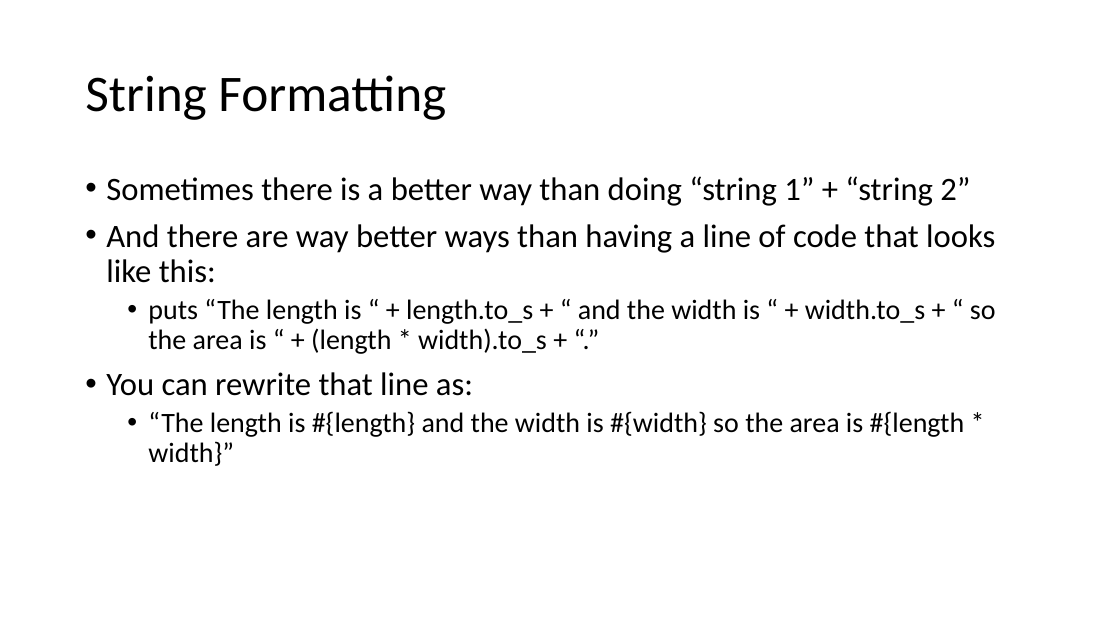
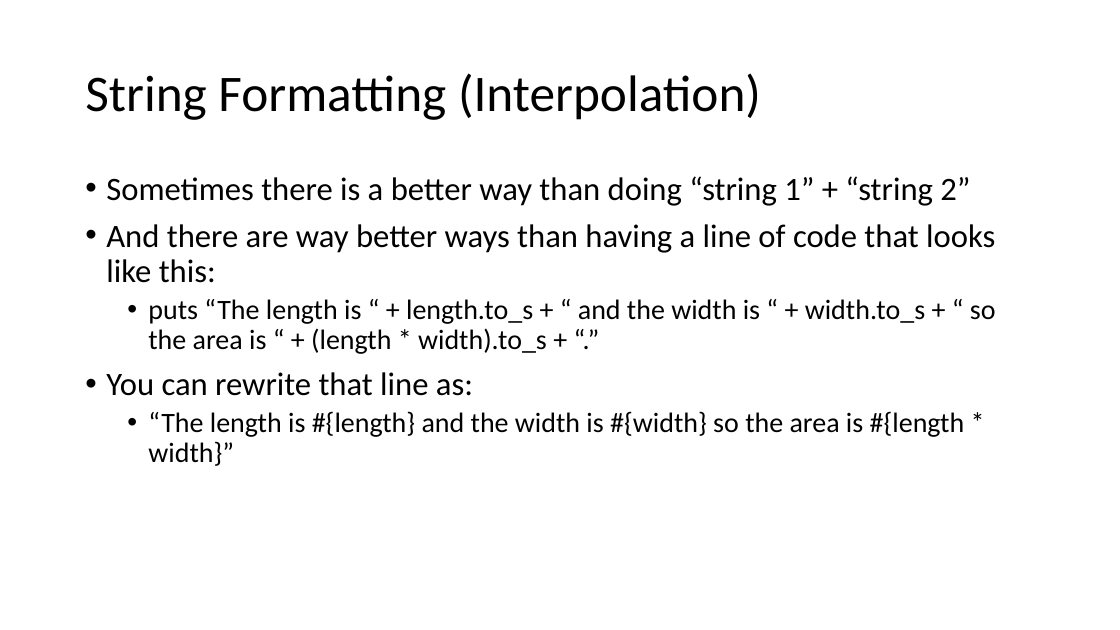
Before and after one commit to uugengiven/academypgh, a slide deck: slide 44 of Code/Slides/Academy PGH 2.1 Ruby.pptx. Drawn at 1120x630 pixels with LibreOffice and Linux fonts; fonts in the diff are those of the drawing. Boxes give left, top, right and bottom in pixels: in the first picture for what was removed or moved away, otherwise in the second. Text is boxed around its words. In the diff, an @@ line names an element or a change of style, - is before the commit and + after.

```diff
--- a/Code/Slides/Academy PGH 2.1 Ruby.pptx
+++ b/Code/Slides/Academy PGH 2.1 Ruby.pptx
@@ title at [85, 73, 761, 120]: text changed @@
-String Formatting
+String Formatting (Interpolation)
```
Also in this commit, not shown: 6 other slides changed, 43 other files.
